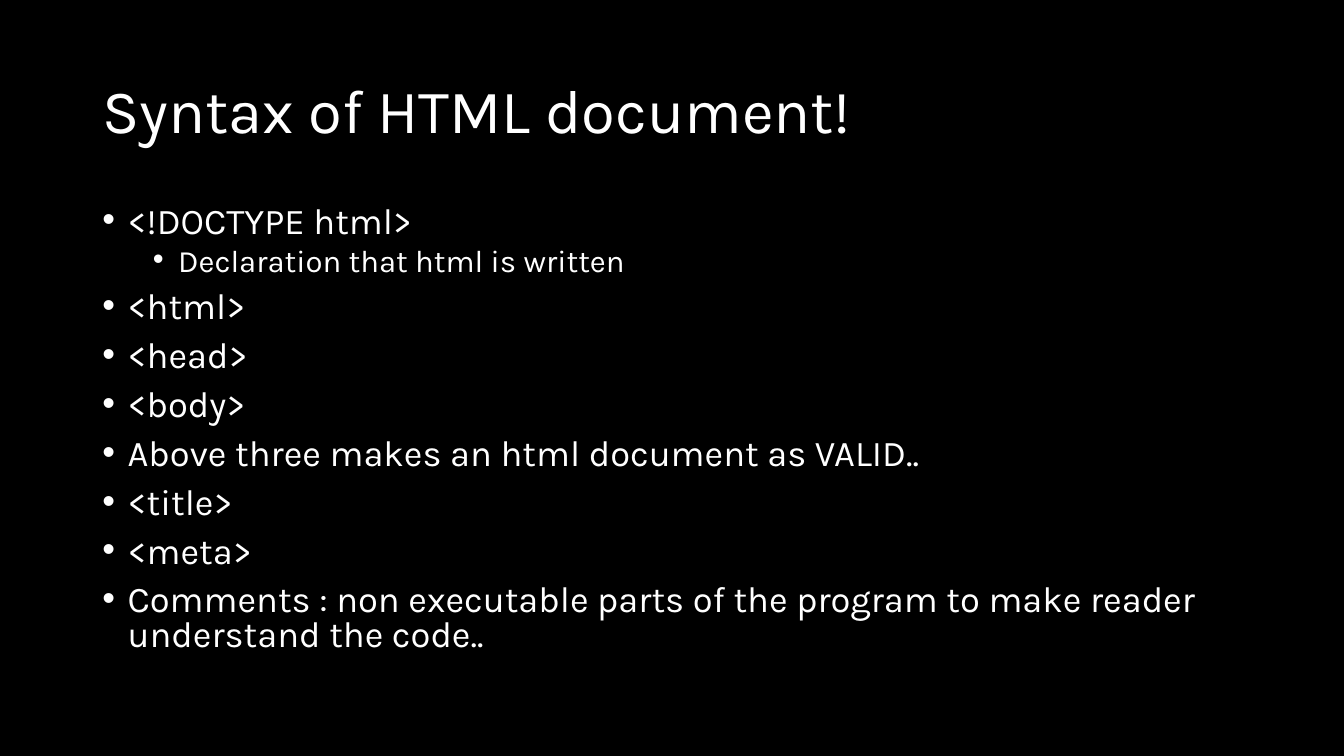
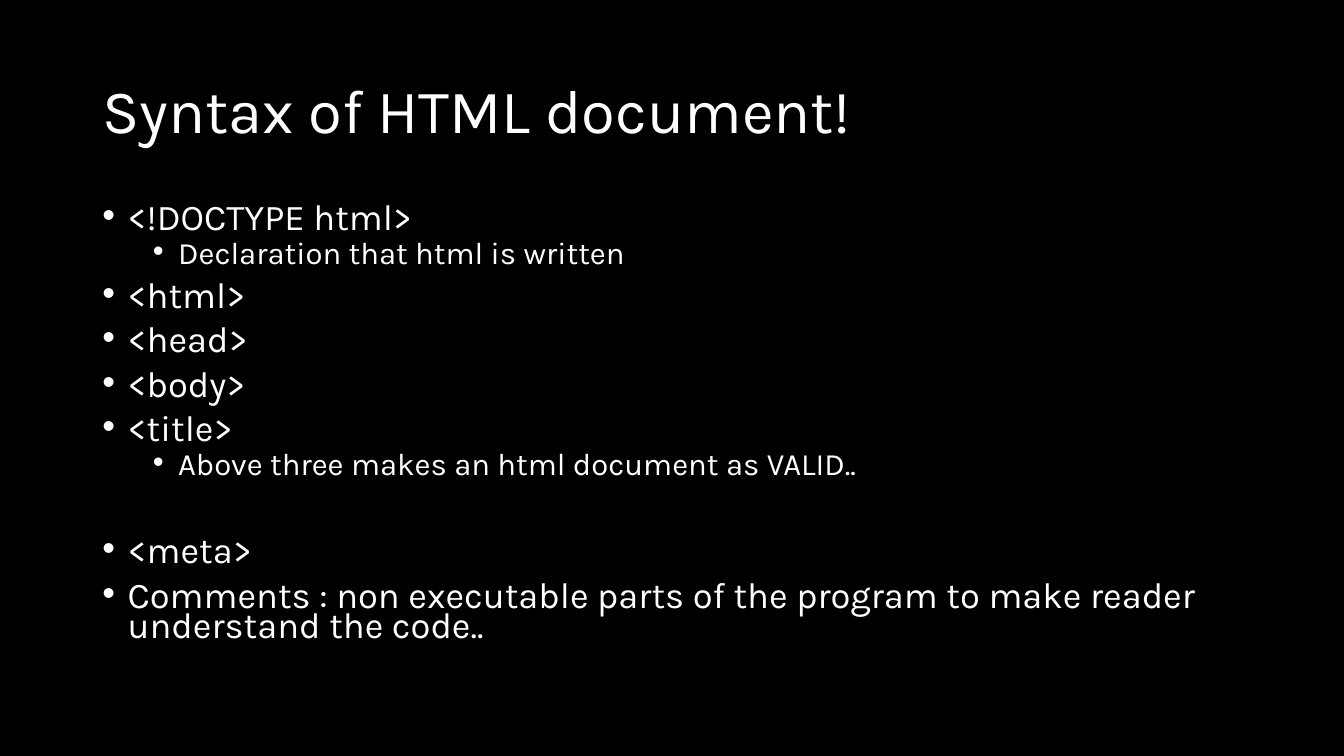
Before and after one commit to natiquekeyin/fall2024, a slide deck: slide 6 of FrontEnd/Week2/Week 2.pptx. Drawn at 1344x756 pixels with LibreOffice and Linux fonts; fonts in the diff are those of the drawing. Boxes give left, top, right and bottom in pixels: in the first picture for what was removed or moved away, otherwise in the second. Text is boxed around its words. In the diff, an @@ line names an element or a change of style, - is before the commit and + after.

```diff
--- a/FrontEnd/Week2/Week 2.pptx
+++ b/FrontEnd/Week2/Week 2.pptx
@@ text at bbox=[128, 205, 1195, 639]: size 25.9 to 22.2 pt in "Above three makes an html document as ..."; line spacing 0.8 to 0.7; list level 1 to 2 in "Above three makes an html ..." @@
@@ text at bbox=[128, 416, 233, 442]: paragraph added @@
+• <title>
@@ text at bbox=[128, 490, 233, 516]: paragraph removed @@
-• <title>
```
Also in this commit, not shown: 6 other slides changed, 1 slide added, 6 other files.
